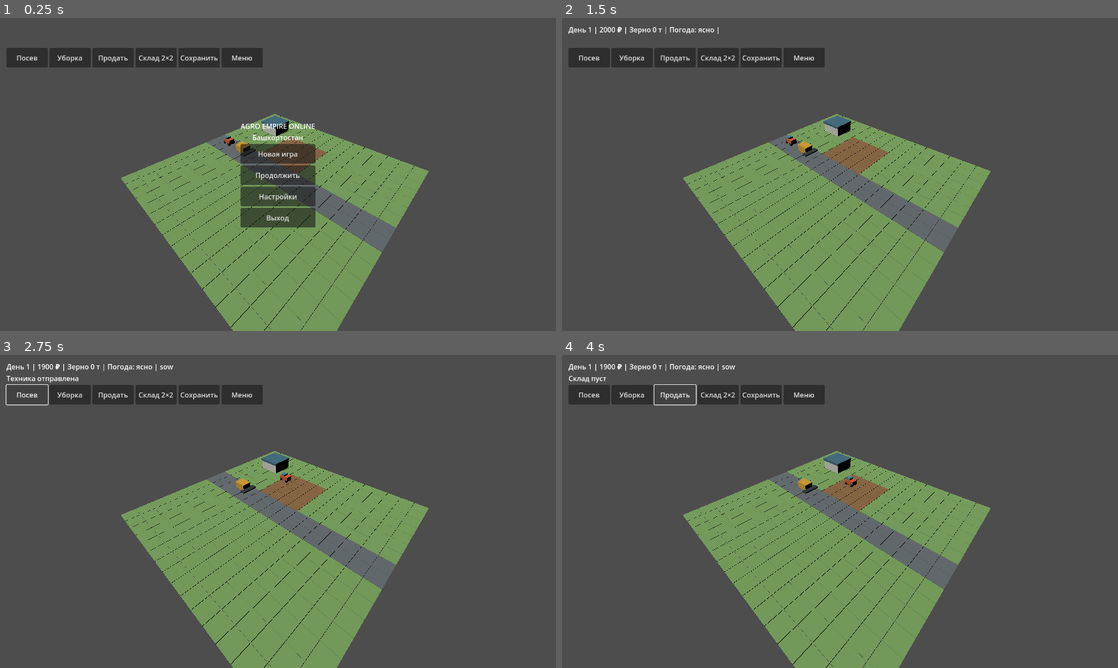
Above: before the commit, frames 1-4 (two rows, left to right).
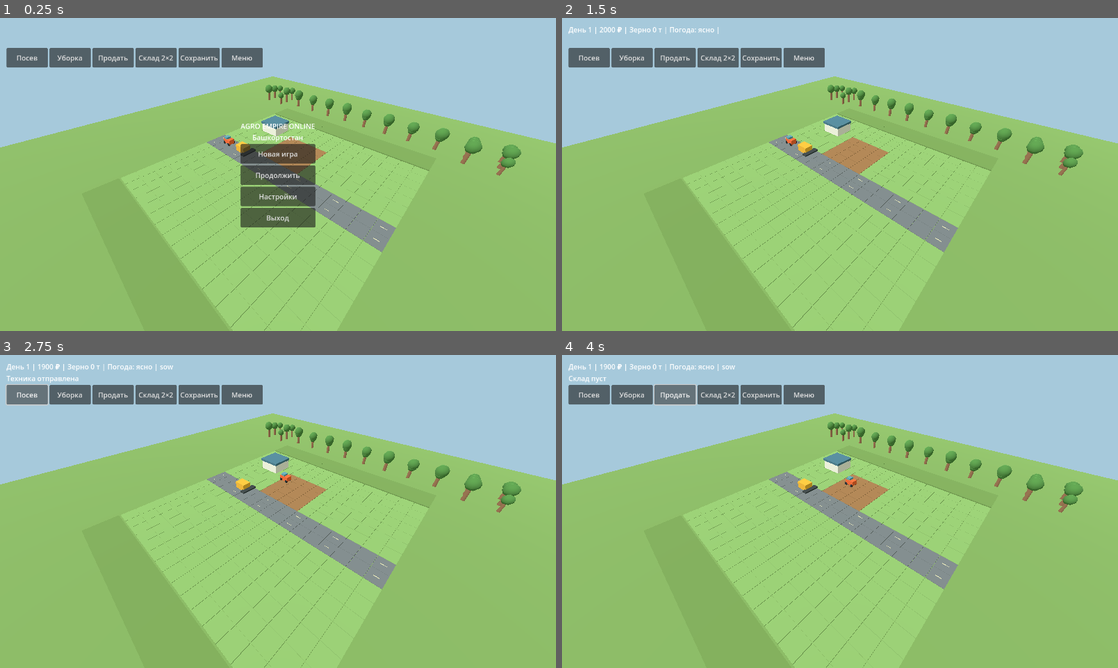
Above: after the commit, the same moments.

Repository: maillunex-lang/fermabash
Game: Godot game, scene res://scenes/Main.tscn
The game is run twice, just before and just after one commit, with the same random seed, the same clock (stepped at 60 frames per second) and the same inputs.
Inputs:
- Up to frame 1 (0.25 s): no input
- Up to frame 2 (1.5 s): click "Меню" at 0.5 s; click "Продолжить" at 1.25 s
- Up to frame 3 (2.75 s): click "Посев" at 2 s
- Up to frame 4 (4 s): click "Уборка" at 2.75 s; click "Продать" at 3.5 s

The runs differ from the first frame. In frame 1, 97% of the frame differs, in the area x 0-100%, y 0-100%; in frame 2, 100%; in frame 3, 100%; in frame 4, 100%.

Commit message:
feat: stage 2.1 farm environment and mobile camera
* feat(stage2.1): add procedural scenery and independent strategy camera

* feat(stage2.1): add procedural scenery and independent strategy camera

* feat(stage2.1): integrate lightweight scenery and mobile strategy camera

* test(stage2.1): validate camera constraints and batched scenery

* fix(stage2.1): type camera test variables explicitly

* ci(stage2.1): include world and camera regression tests

* ci(stage2.1): include world and camera regression tests

* docs(stage2.1): record delivered world camera scope and device test limitations

Diff:
--- /dev/null
+++ b/scripts/camera/strategy_camera.gd
@@ -0,0 +1,89 @@
+extends RefCounted
+## Camera interaction state independent from gameplay and construction rules.
+var angle := 0.75
+var zoom := 35.0
+var focus := Vector3(24,0,24)
+var tilt := 0.8
+var drag_active := false
+var last_mouse := Vector2.ZERO
+var touches: Dictionary = {}
+var gesture_distance := 0.0
+var gesture_angle := 0.0
+var gesture_center := Vector2.ZERO
+
+func apply(camera: Camera3D) -> void:
+ focus.x = clampf(focus.x,-8.0,56.0)
+ focus.z = clampf(focus.z,-8.0,56.0)
+ zoom = clampf(zoom,12.0,75.0)
+ camera.position = focus + Vector3(sin(angle)*zoom,zoom*tilt,cos(angle)*zoom)
+ camera.look_at(focus)
+
+func pan(delta: Vector2) -> void:
+ var right := Vector3(cos(angle),0,-sin(angle))
+ var forward := Vector3(-sin(angle),0,-cos(angle))
+ focus += right * (-delta.x*zoom/700.0) + forward * (delta.y*zoom/700.0)
+
+func mouse(event: InputEvent) -> bool:
+ if event is InputEventMouseButton:
+  if event.button_index == MOUSE_BUTTON_WHEEL_UP and event.pressed:
+   zoom -= 3
+   return true
+  if event.button_index == MOUSE_BUTTON_WHEEL_DOWN and event.pressed:
+   zoom += 3
+   return true
+  if event.button_index == MOUSE_BUTTON_RIGHT:
+   drag_active = event.pressed
+   last_mouse = event.position
+   return true
+ if event is InputEventMouseMotion and drag_active:
+  pan(event.position-last_mouse)
+  last_mouse = event.position
+  return true
+ if event is InputEventKey and event.pressed and not event.echo:
+  if event.keycode == KEY_Q:
+   angle -= 0.18
+   return true
+  if event.keycode == KEY_E:
+   angle += 0.18
+   return true
+ return false
+
+func touch(event: InputEvent) -> bool:
+ if event is InputEventScreenTouch:
+  if event.pressed:
+   touches[event.index] = event.position
+  else:
+   touches.erase(event.index)
+  _reset_gesture()
+  return true
+ if event is InputEventScreenDrag:
+  var previous: Vector2 = touches.get(event.index,event.position-event.relative)
+  touches[event.index] = event.position
+  if touches.size() == 1:
+   pan(event.position-previous)
+  elif touches.size() >= 2:
+   var pts := touches.values()
+   var a: Vector2 = pts[0]
+   var b: Vector2 = pts[1]
+   var distance := a.distance_to(b)
+   var rotation := (b-a).angle()
+   var center := (a+b)*0.5
+   if gesture_distance > 0.001:
+    zoom *= gesture_distance/maxf(distance,1.0)
+    angle += wrapf(rotation-gesture_angle,-PI,PI)
+    pan(center-gesture_center)
+   gesture_distance = distance
+   gesture_angle = rotation
+   gesture_center = center
+  return true
+ return false
+
+func _reset_gesture() -> void:
+ gesture_distance = 0.0
+ if touches.size() >= 2:
+  var pts := touches.values()
+  var a: Vector2 = pts[0]
+  var b: Vector2 = pts[1]
+  gesture_distance = a.distance_to(b)
+  gesture_angle = (b-a).angle()
+  gesture_center = (a+b)*0.5
--- a/scripts/main.gd
+++ b/scripts/main.gd
@@ -4,6 +4,8 @@
 const BuildRules = preload("res://scripts/systems/build_rules.gd")
 const SaveStore = preload("res://scripts/systems/save_store.gd")
 const GameClock = preload("res://scripts/systems/game_clock.gd")
+const FarmEnvironment = preload("res://scripts/visuals/farm_environment.gd")
+const StrategyCamera = preload("res://scripts/camera/strategy_camera.gd")
 var elapsed_seconds := 0.0
 var cash := 2000
 var grain := 0
@@ -21,17 +23,27 @@
 var menu: CenterContainer
 var tractor: Node3D
 var harvester: Node3D
-var angle := 0.75
-var zoom := 35.0
-var focus := Vector3(24,0,24)
-var dragging := false
-var last := Vector2.ZERO
+var camera_rig = StrategyCamera.new()
+var touch_start := Vector2.ZERO
+var touch_moved := false
+var touch_count := 0
 func _ready() -> void:
  world = Node3D.new()
  add_child(world)
  var sun := DirectionalLight3D.new()
  sun.rotation_degrees = Vector3(-55,-30,0)
+ sun.light_energy = 1.25
+ sun.shadow_enabled = false
  add_child(sun)
+ var ambience := WorldEnvironment.new()
+ var env := Environment.new()
+ env.background_mode = Environment.BG_COLOR
+ env.background_color = Color("a6c9db")
+ env.ambient_light_source = Environment.AMBIENT_SOURCE_COLOR
+ env.ambient_light_color = Color("e1e8d5")
+ env.ambient_light_energy = 0.8
+ ambience.environment = env
+ add_child(ambience)
  cam = Camera3D.new()
  add_child(cam)
  cam.current = true
@@ -121,6 +133,7 @@
    elif x >= 5 and x <= 8 and z >= 3 and z <= 6:
     color = Color("8d6841") if stage == 0 else (Color("65b548") if stage == 1 else Color("d4ae47"))
    _cube(world,Vector3((x+0.5)*CELL,-0.1,(z+0.5)*CELL),Vector3(2.94,0.2,2.94),color)
+ FarmEnvironment.decorate(world,stage)
  for key in structures:
   var p: Array = key.split(",")
   var x := int(p[0])
@@ -194,39 +207,41 @@
    _draw()
  hud.text = "День %d | %d ₽ | Зерно %d т | Погода: ясно | %s" % [day,cash,grain,job]
 func _camera() -> void:
- cam.position = focus+Vector3(sin(angle)*zoom,zoom*0.8,cos(angle)*zoom)
- cam.look_at(focus)
+ camera_rig.apply(cam)
+func _pick_cell(position: Vector2) -> void:
+ var origin := cam.project_ray_origin(position)
+ var dir := cam.project_ray_normal(position)
+ if abs(dir.y) < 0.00001:
+  return
+ var p := origin+dir*(-origin.y/dir.y)
+ var cell := Vector2i(floori(p.x/CELL),floori(p.z/CELL))
+ if cell.x < 0 or cell.y < 0 or cell.x >= 16 or cell.y >= 16:
+  return
+ if build:
+  _build(cell)
+ else:
+  status.text = "Клетка %d, %d" % [cell.x,cell.y]
 func _unhandled_input(e: InputEvent) -> void:
  if not running:
   return
- if e is InputEventMouseButton:
-  if e.button_index == MOUSE_BUTTON_WHEEL_UP and e.pressed:
-   zoom = max(12.0,zoom-3)
-  elif e.button_index == MOUSE_BUTTON_WHEEL_DOWN and e.pressed:
-   zoom = min(70.0,zoom+3)
-  elif e.button_index == MOUSE_BUTTON_RIGHT:
-   dragging = e.pressed
-   last = e.position
-  elif e.button_index == MOUSE_BUTTON_LEFT and e.pressed:
-   var origin := cam.project_ray_origin(e.position)
-   var dir := cam.project_ray_normal(e.position)
-   if abs(dir.y) > 0.00001:
-    var p := origin+dir*(-origin.y/dir.y)
-    var cell := Vector2i(floori(p.x/CELL),floori(p.z/CELL))
-    if build:
-     _build(cell)
-    else:
-     status.text = "Клетка %d, %d" % [cell.x,cell.y]
- elif e is InputEventMouseMotion and dragging:
-  focus += Vector3(-(e.position.x-last.x)*0.05,0,-(e.position.y-last.y)*0.05)
-  last = e.position
+ if e is InputEventScreenTouch:
+  if e.pressed:
+   touch_count += 1
+   touch_start = e.position
+   touch_moved = false
+  else:
+   touch_count = maxi(0,touch_count-1)
+   if not touch_moved and touch_count == 0:
+    _pick_cell(e.position)
+  camera_rig.touch(e)
  elif e is InputEventScreenDrag:
-  focus += Vector3(-e.relative.x*0.05,0,-e.relative.y*0.05)
- elif e is InputEventKey and e.pressed:
-  if e.keycode == KEY_Q:
-   angle -= 0.2
-  if e.keycode == KEY_E:
-   angle += 0.2
+  if e.position.distance_to(touch_start) > 14:
+   touch_moved = true
+  camera_rig.touch(e)
+ elif e is InputEventMouseButton and e.button_index == MOUSE_BUTTON_LEFT and e.pressed:
+  _pick_cell(e.position)
+ else:
+  camera_rig.mouse(e)
  _camera()
 func _build(cell: Vector2i) -> void:
  if cash < 900:
--- /dev/null
+++ b/scripts/visuals/farm_environment.gd
@@ -0,0 +1,81 @@
+extends RefCounted
+## Original procedural scenery. Geometry is intentionally lightweight for mobile.
+const CELL := 3.0
+const GRID := 16
+
+static func material(color: Color, roughness := 1.0) -> StandardMaterial3D:
+ var mat := StandardMaterial3D.new()
+ mat.albedo_color = color
+ mat.roughness = roughness
+ return mat
+
+static func box(parent: Node3D, pos: Vector3, size: Vector3, color: Color) -> void:
+ var node := MeshInstance3D.new()
+ var mesh := BoxMesh.new()
+ mesh.size = size
+ node.mesh = mesh
+ node.material_override = material(color)
+ node.position = pos
+ parent.add_child(node)
+
+static func instances(parent: Node3D, mesh: Mesh, mat: Material, transforms: Array[Transform3D]) -> void:
+ if transforms.is_empty():
+  return
+ var multi := MultiMesh.new()
+ multi.transform_format = MultiMesh.TRANSFORM_3D
+ multi.mesh = mesh
+ multi.instance_count = transforms.size()
+ for i in range(transforms.size()):
+  multi.set_instance_transform(i, transforms[i])
+ var node := MultiMeshInstance3D.new()
+ node.multimesh = multi
+ node.material_override = mat
+ parent.add_child(node)
+
+static func decorate(parent: Node3D, stage: int) -> void:
+ # Surrounding meadow sits outside the interactive 16x16 grid.
+ box(parent,Vector3(24,-0.45,24),Vector3(124,0.45,124),Color("6e9450"))
+ # Gentle perimeter embankments, never inside playable cells.
+ for i in range(16):
+  var x := (i+0.5)*CELL
+  box(parent,Vector3(x,-0.1,-3.5),Vector3(CELL,0.4,6.5),Color("668a48"))
+  box(parent,Vector3(x,-0.1,51.5),Vector3(CELL,0.4,6.5),Color("668a48"))
+ # Orchard trees are batched in two draw calls and avoid gameplay cells.
+ var trunks: Array[Transform3D] = []
+ var crowns: Array[Transform3D] = []
+ for i in range(36):
+  var ix := i % 12
+  var iz := i / 12
+  var p := Vector3(-12+ix*6.5,0,-16+iz*3.3)
+  if p.x > -3 and p.x < 51:
+   p.z = -12.0
+  var scale := 0.85 + float(i % 5)*0.08
+  trunks.append(Transform3D(Basis().scaled(Vector3(0.45*scale,2.8*scale,0.45*scale)),p+Vector3(0,1.4*scale,0)))
+  crowns.append(Transform3D(Basis().scaled(Vector3(2.6*scale,2.6*scale,2.6*scale)),p+Vector3(0,3.5*scale,0)))
+ var trunk_mesh := CylinderMesh.new()
+ trunk_mesh.top_radius = 0.7
+ trunk_mesh.bottom_radius = 0.9
+ var crown_mesh := SphereMesh.new()
+ crown_mesh.radial_segments = 8
+ crown_mesh.rings = 4
+ instances(parent,trunk_mesh,material(Color("73543a")),trunks)
+ instances(parent,crown_mesh,material(Color("477d3b")),crowns)
+ # Parallel crop lines visually distinguish planted and mature fields.
+ if stage > 0:
+  var crop_mesh := BoxMesh.new()
+  crop_mesh.size = Vector3(0.12,0.55 if stage == 1 else 1.05,0.12)
+  var crops: Array[Transform3D] = []
+  for x in range(5,9):
+   for z in range(3,7):
+    for row in range(4):
+     for col in range(5):
+      var px := (float(x)+0.1+float(row)*0.23)*CELL
+      var pz := (float(z)+0.1+float(col)*0.19)*CELL
+      var h := 0.55 if stage == 1 else 1.05
+      crops.append(Transform3D(Basis(),Vector3(px,h*0.5,pz)))
+  instances(parent,crop_mesh,material(Color("5d9f3f") if stage == 1 else Color("e2bd51")),crops)
+ # Road shoulder and center markings are purely decorative.
+ for z in [7,8]:
+  for x in range(16):
+   if x % 3 == 0:
+    box(parent,Vector3((x+0.5)*CELL,0.025,(z+0.5)*CELL),Vector3(1.1,0.025,0.08),Color("d4cba2"))
--- /dev/null
+++ b/tests/world_camera.gd
@@ -0,0 +1,41 @@
+extends SceneTree
+const StrategyCamera = preload("res://scripts/camera/strategy_camera.gd")
+const FarmEnvironment = preload("res://scripts/visuals/farm_environment.gd")
+func _initialize() -> void:
+ call_deferred("_test")
+func _test() -> void:
+ var rig = StrategyCamera.new()
+ var camera := Camera3D.new()
+ root.add_child(camera)
+ rig.apply(camera)
+ assert(camera.position.length() > 10)
+ rig.zoom = 999.0
+ rig.focus = Vector3(100,0,-100)
+ rig.apply(camera)
+ assert(rig.zoom == 75.0)
+ assert(rig.focus.x == 56.0)
+ assert(rig.focus.z == -8.0)
+ rig.zoom = -5.0
+ rig.apply(camera)
+ assert(rig.zoom == 12.0)
+ var initial: Vector3 = rig.focus
+ rig.pan(Vector2(80,40))
+ rig.apply(camera)
+ assert(rig.focus != initial)
+ var wheel := InputEventMouseButton.new()
+ wheel.button_index = MOUSE_BUTTON_WHEEL_UP
+ wheel.pressed = true
+ var old_zoom: float = rig.zoom
+ assert(rig.mouse(wheel))
+ assert(rig.zoom < old_zoom)
+ var world := Node3D.new()
+ root.add_child(world)
+ FarmEnvironment.decorate(world,2)
+ assert(world.get_child_count() > 5)
+ var batches := 0
+ for child in world.get_children():
+  if child is MultiMeshInstance3D:
+   batches += 1
+ assert(batches >= 3)
+ print("WORLD_CAMERA_TEST_PASS")
+ quit()
Not shown, added: docs/STAGE_2_1.md
Not shown, changed: tools/build_android_on_vps.sh
